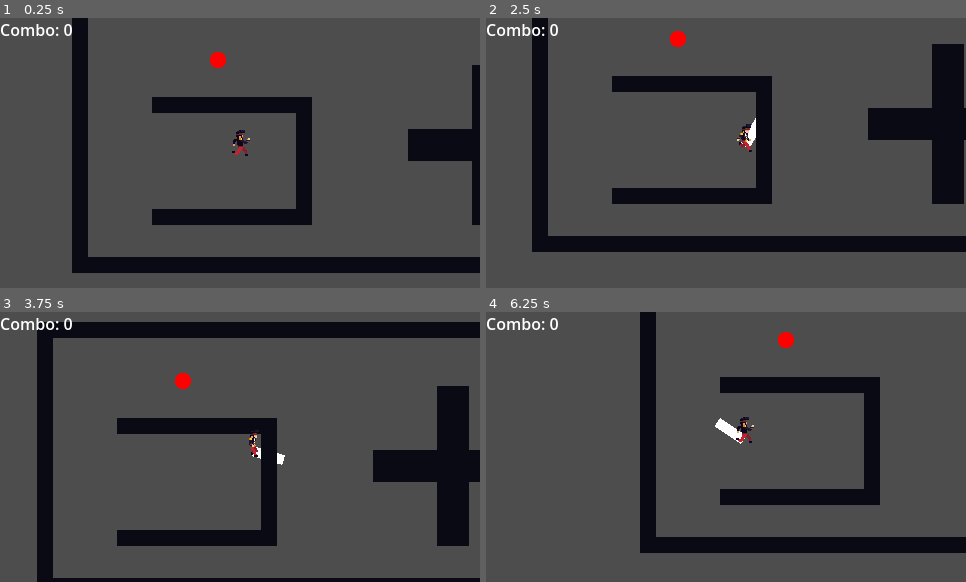
Above: before the commit, frames 1-4 (two rows, left to right).
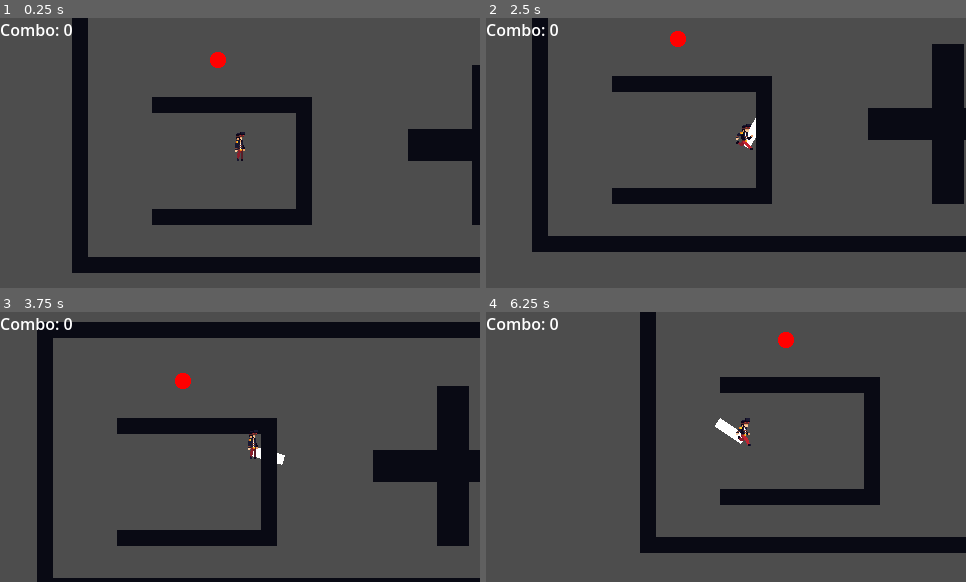
Above: after the commit, the same moments.

Repository: Kapcpa/gmtk-gamejam-2026
Game: Godot game, scene res://scenes/level0.tscn
The game is run twice, just before and just after one commit, with the same random seed, the same clock (stepped at 60 frames per second) and the same inputs.
Inputs (mouse positions are in pixels of both pictures, inside the frame that each line leads up to):
- Up to frame 1 (0.25 s): no input
- Up to frame 2 (2.5 s): tap Enter at 0.5 s; move the mouse to (831, 139) at 0.52 s; hold D (right) 0.53-1.28 s; click (831, 139) at 0.6 s; move the mouse to (630, 166) at 1.27 s; hold S (down) 1.28-2.03 s; tap Space (dash) at 1.35 s; move the mouse to (774, 93) at 2.02 s; hold D (right) from 2.03 s (still down); click (774, 93) at 2.1 s
- Up to frame 3 (3.75 s): move the mouse to (216, 501) at 2.77 s; release D (right) at 2.78 s; hold W (up) 2.78-3.53 s; tap Space (dash) at 2.85 s; move the mouse to (384, 487) at 3.52 s; hold A (left) from 3.53 s (still down); click (384, 487) at 3.6 s
- Up to frame 4 (6.25 s): move the mouse to (582, 406) at 4.27 s; tap Space (dash) at 4.35, 5.85 s; move the mouse to (750, 447) at 5.02 s; release A (left) at 5.03 s; hold S (down) 5.03-5.78 s; click (750, 447) at 5.1 s; move the mouse to (654, 379) at 5.77 s; hold D (right) from 5.78 s (still down)

The runs differ from the first frame. In frame 1, 0.2% of the frame differs, in the area x 48-53%, y 41-53%; in frame 2, 0.1%; in frame 3, 0.1%; in frame 4, 0.2%.

Commit message:
basic animation

Diff:
--- a/scenes/player.tscn
+++ b/scenes/player.tscn
@@ -10,6 +10,14 @@
 [sub_resource type="AtlasTexture" id="AtlasTexture_qhqgy"]
 atlas = ExtResource("2_g2els")
 region = Rect2(0, 0, 32, 36)
+
+[sub_resource type="AtlasTexture" id="AtlasTexture_oprun"]
+atlas = ExtResource("2_g2els")
+region = Rect2(64, 0, 32, 36)
+
+[sub_resource type="AtlasTexture" id="AtlasTexture_qlg0r"]
+atlas = ExtResource("2_g2els")
+region = Rect2(32, 0, 32, 36)
 
 [sub_resource type="AtlasTexture" id="AtlasTexture_dqkch"]
 atlas = ExtResource("3_qhqgy")
@@ -43,10 +51,6 @@
 atlas = ExtResource("3_qhqgy")
 region = Rect2(224, 0, 32, 32)
 
-[sub_resource type="AtlasTexture" id="AtlasTexture_qlg0r"]
-atlas = ExtResource("2_g2els")
-region = Rect2(32, 0, 32, 36)
-
 [sub_resource type="AtlasTexture" id="AtlasTexture_tuyoq"]
 atlas = ExtResource("2_g2els")
 region = Rect2(96, 0, 32, 36)
@@ -63,6 +67,22 @@
 }],
 "loop": 1,
 "name": &"down",
+"speed": 5.0
+}, {
+"frames": [{
+"duration": 1.0,
+"texture": SubResource("AtlasTexture_oprun")
+}],
+"loop": 1,
+"name": &"side",
+"speed": 10.0
+}, {
+"frames": [{
+"duration": 1.0,
+"texture": SubResource("AtlasTexture_qlg0r")
+}],
+"loop": 1,
+"name": &"side_down",
 "speed": 5.0
 }, {
 "frames": [{
@@ -91,16 +111,8 @@
 "texture": SubResource("AtlasTexture_f1ej7")
 }],
 "loop": 1,
-"name": &"side",
+"name": &"side_run",
 "speed": 10.0
-}, {
-"frames": [{
-"duration": 1.0,
-"texture": SubResource("AtlasTexture_qlg0r")
-}],
-"loop": 1,
-"name": &"side_down",
-"speed": 5.0
 }, {
 "frames": [{
 "duration": 1.0,
@@ -132,8 +144,6 @@
 position = Vector2(0, -10)
 sprite_frames = SubResource("SpriteFrames_ib0mu")
 animation = &"side"
-frame = 4
-frame_progress = 0.895769
 
 [node name="melee_hitbox" type="RayCast2D" parent="." unique_id=1625755717]
 target_position = Vector2(0, 32)
--- a/scripts/player.gd
+++ b/scripts/player.gd
@@ -28,6 +28,8 @@
 var hit_enemies: Array[Node2D] = []
 var dash_timer: float = DASH_TIME
 
+var animation_direction: Vector2 = Vector2.ZERO
+
 var knockback: Vector2 = Vector2.ZERO
 
 func _ready() -> void:
@@ -53,11 +55,14 @@
 
 	move_and_slide()
 
-func _animate(direction: Vector2) -> void:
-	if not direction:
-		return  # just change action / animate, no direction changing
+func _animate(direction: Vector2, action: String = "") -> void:
+	if direction:
+		animation_direction = direction
 
-	var animation_map: Dictionary = {
+	if not animation_direction:
+		return
+
+	var direction_map: Dictionary = {
 		Vector2i(0, -1): "up",
 		Vector2i(0, 1): "down",
 		Vector2i(1, 0): "side",
@@ -65,24 +70,28 @@
 		Vector2i(1, 1): "side_down"
 	}
 
-	if direction.x:
-		sprite.flip_h = direction.x < 0
+	if animation_direction.x:
+		sprite.flip_h = animation_direction.x < 0
 
 	var threshold = 0.38
 	var snap_x = 0
 	var snap_y = 0
 
 	# snap to 1 or -1 if the vector pulls strongly enough in that direction
-	if abs(direction.x) > threshold:
-		snap_x = sign(direction.x)
+	if abs(animation_direction.x) > threshold:
+		snap_x = sign(animation_direction.x)
 
-	if abs(direction.y) > threshold:
-		snap_y = sign(direction.y)
+	if abs(animation_direction.y) > threshold:
+		snap_y = sign(animation_direction.y)
 
 	var direction_key = Vector2i(int(abs(snap_x)), int(snap_y))
 
-	if animation_map.has(direction_key):
-		sprite.play(animation_map.get(direction_key))
+	if direction_map.has(direction_key):
+		var animation = direction_map.get(direction_key)
+		if action and sprite.sprite_frames.has_animation(animation + "_" + action):
+			animation = animation + "_" + action
+
+		sprite.play(animation)
 
 func _state_idle(_delta: float) -> void:
 	var direction = Input.get_vector("left", "right", "up", "down")
@@ -104,7 +113,7 @@
 func _state_running(_delta: float) -> void:
 	var direction = Input.get_vector("left", "right", "up", "down")
 
-	_animate(direction)
+	_animate(direction, "run")
 
 	if direction:
 		velocity = direction * SPEED
